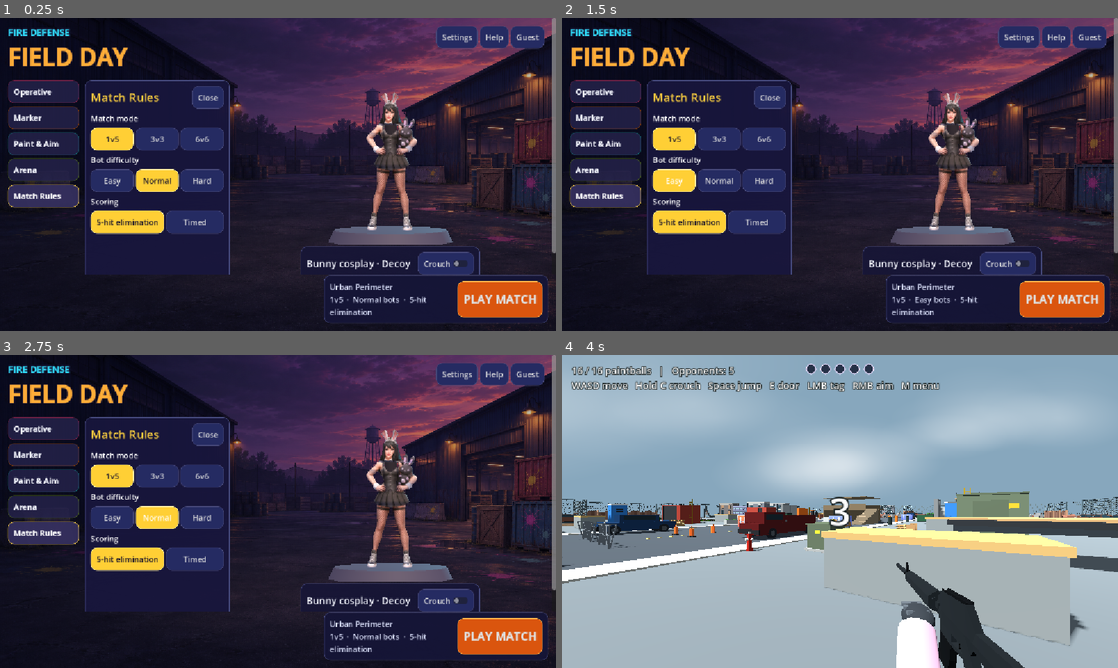
Above: before the commit, frames 1-4 (two rows, left to right).
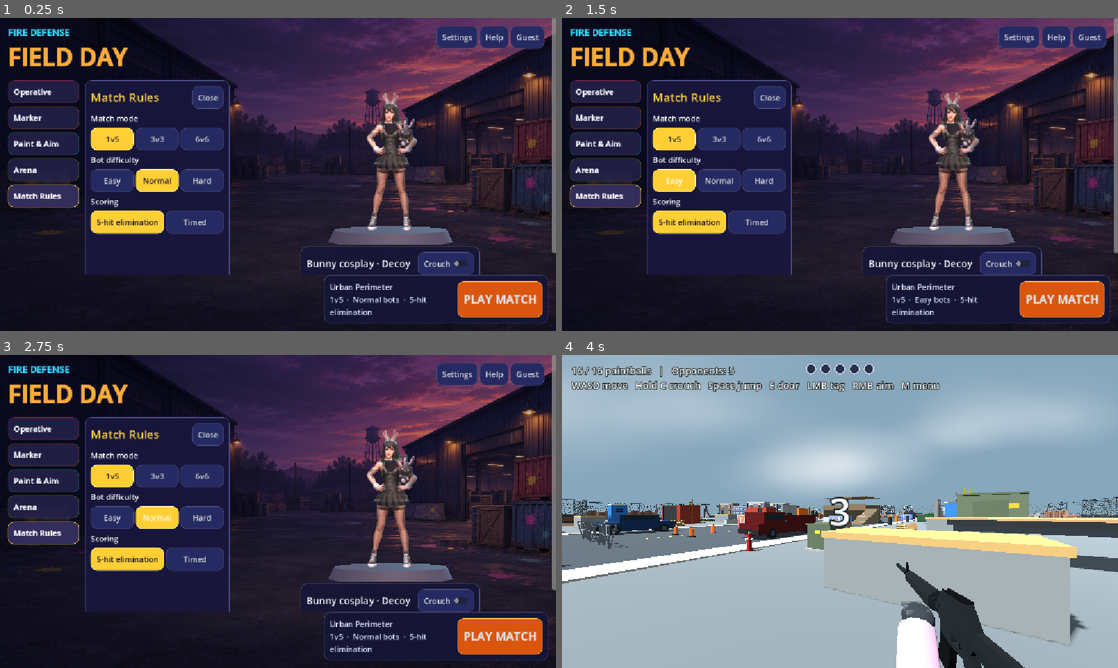
Above: after the commit, the same moments.

Repository: 302stang86/fdfd
Game: Godot game, scene res://menu.tscn
The game is run twice, just before and just after one commit, with the same random seed, the same clock (stepped at 60 frames per second) and the same inputs.
Inputs:
- Up to frame 1 (0.25 s): no input
- Up to frame 2 (1.5 s): click "Easy" at 0.5 s; click "Easy" at 1.25 s
- Up to frame 3 (2.75 s): click "Normal" at 2 s
- Up to frame 4 (4 s): click "Normal" at 2.75 s; click "PLAY MATCH" at 3.5 s

The runs differ from the first frame. In frame 1, 0.3% of the frame differs, in the area x 65-75%, y 24-68%; in frame 2, 0.3%; in frame 3, 0.3%; in frame 4, less than 0.1%.

Commit message:
Give all remaining operatives dedicated rear textures

Diff:
--- a/character_models.gd
+++ b/character_models.gd
@@ -3,6 +3,7 @@
 # the arena. The models come from blender/make_characters.py: feet at y = 0, 1.5 m tall,
 # facing +Z, split into Torso / ArmA / ArmB / LegA / LegB nodes whose origins are the joints.
 
+const LEGACY_BACK := preload("res://assets/models/characters/legacy_rear_atlas.png")
 const SIDE_MATERIAL := preload("res://character_side_wrap.gdshader")
 const ROSTER := preload("res://character_roster.gd")
 const TEXTURED_OPERATIVES := preload("res://textured_operatives.gd")
@@ -66,10 +67,10 @@
 			var height_offset := part.position.y
 			if view != part:
 				height_offset += view.position.y
-			profile_meshes[key] = shape_profile(view.mesh, part_name, height_offset)
+			profile_meshes[key] = shape_profile(view.mesh, part_name, height_offset, skin)
 		view.mesh = profile_meshes[key]
 
-static func shape_profile(source: Mesh, part_name: String, height_offset: float) -> ArrayMesh:
+static func shape_profile(source: Mesh, part_name: String, height_offset: float, skin: int) -> ArrayMesh:
 	var result := ArrayMesh.new()
 	for surface in range(source.get_surface_count()):
 		var arrays := source.surface_get_arrays(surface)
@@ -109,6 +110,16 @@
 			var wrapped := ShaderMaterial.new()
 			wrapped.shader = SIDE_MATERIAL
 			wrapped.set_shader_parameter("atlas", original.albedo_texture)
+			wrapped.set_shader_parameter("rear_atlas", LEGACY_BACK)
+			var rear_index := skin if skin < 4 else skin - 1
+			var rear_col := rear_index % 3
+			var lower := rear_index >= 3
+			var front_center := [176.0, 176.0, 173.0, 175.0, 176.0, 176.0, 177.0]
+			var rear_width := [1.02, 1.00, 1.13, 1.09, 1.0, 0.93, 1.04]
+			wrapped.set_shader_parameter("rear_layout", Vector4(
+				256.0 + rear_col * 512.0, 493.0 if lower else 13.0,
+				484.0 if lower else 451.0, rear_width[skin]))
+			wrapped.set_shader_parameter("front_center", front_center[skin])
 			result.surface_set_material(surface, wrapped)
 		else:
 			result.surface_set_material(surface, source.surface_get_material(surface))
--- a/character_side_wrap.gdshader
+++ b/character_side_wrap.gdshader
@@ -2,6 +2,9 @@
 render_mode cull_disabled, diffuse_burley;
 
 uniform sampler2D atlas : source_color, filter_linear_mipmap, repeat_disable;
+uniform sampler2D rear_atlas : source_color, filter_linear_mipmap, repeat_disable;
+uniform vec4 rear_layout;
+uniform float front_center;
 varying vec3 model_normal;
 
 void vertex() {
@@ -13,7 +16,10 @@
 	bool front = UV.x < 0.5;
 	vec2 front_uv = vec2(front ? UV.x : UV.x - 0.5, UV.y);
 	vec3 front_color = texture(atlas, front_uv).rgb;
-	vec3 back_color = texture(atlas, front_uv + vec2(0.5, 0.0)).rgb;
+	float rear_x = rear_layout.x - (front_uv.x * 708.0 - front_center) * rear_layout.w;
+	float height = clamp((UV.y - 0.025) / 0.94, 0.0, 1.0);
+	float rear_y = rear_layout.y + height * rear_layout.z;
+	vec3 back_color = texture(rear_atlas, vec2(rear_x / 1536.0, rear_y / 1024.0)).rgb;
 	float side = smoothstep(0.25, 0.92, abs(n.x));
 	float blend = mix(front ? 0.0 : 1.0, 0.5, side);
 	ALBEDO = mix(front_color, back_color, blend);
--- a/operative_fabric.gdshader
+++ b/operative_fabric.gdshader
@@ -2,8 +2,9 @@
 render_mode cull_disabled, diffuse_burley;
 
 uniform sampler2D atlas : source_color, filter_linear_mipmap, repeat_disable;
-uniform vec4 hood_color : source_color;
-uniform float row_start;
+uniform sampler2D rear_atlas : source_color, filter_linear_mipmap, repeat_disable;
+uniform vec2 front_cell;
+uniform vec2 rear_cell;
 uniform bool has_back = false;
 varying vec3 local_normal;
 
@@ -14,15 +15,15 @@
 void fragment() {
 	vec3 n = normalize(local_normal);
 	vec3 fabric = texture(atlas, UV).rgb;
-	float rear = 1.0 - smoothstep(-0.85, 0.25, n.z);
-	float head = 1.0 - smoothstep(0.080, 0.105, UV.y - row_start);
-	float luminance = dot(fabric, vec3(0.299, 0.587, 0.114));
-	vec3 hair = hood_color.rgb * mix(0.65, 1.6, luminance);
 	if (has_back) {
 		vec3 back = texture(atlas, vec2(1.0 - UV.x, UV.y)).rgb;
 		ALBEDO = mix(fabric, back, smoothstep(-0.18, 0.34, -n.z));
 	} else {
-		ALBEDO = mix(fabric * mix(1.0, 0.81, rear), hair, rear * head);
+		vec2 local_uv = UV * vec2(3.0, 2.0) - front_cell;
+		local_uv.x = 0.5 - (local_uv.x - 0.5) * 0.96;
+		vec2 back_uv = (rear_cell + local_uv) / vec2(3.0, 2.0);
+		vec3 back = texture(rear_atlas, back_uv).rgb;
+		ALBEDO = mix(fabric, back, smoothstep(-0.18, 0.34, -n.z));
 	}
 	ROUGHNESS = 0.86;
 }
--- a/textured_operatives.gd
+++ b/textured_operatives.gd
@@ -1,5 +1,6 @@
 extends RefCounted
 
+const NEW_BACK := preload("res://assets/models/characters/new_rear_atlas.png")
 const TWO_VIEW := preload("res://assets/models/characters/emo_police_front_back.png")
 const ATLAS := preload("res://assets/models/characters/operative_atlas.png")
 const FABRIC := preload("res://operative_fabric.gdshader")
@@ -74,9 +75,11 @@
 	fabric.shader = FABRIC
 	fabric.set_shader_parameter("atlas", TWO_VIEW if dual else ATLAS)
 	fabric.set_shader_parameter("has_back", dual)
-	fabric.set_shader_parameter("row_start", (512.0 if variant >= 3 else 0.0) / 1024.0)
-	fabric.set_shader_parameter("hood_color", [Color("#482133"), Color("#3e492e"), Color("#443429"),
-		Color("#783d28"), Color("#414034"), Color("#34383e")][mini(variant, 5)])
+	if not dual:
+		var rear_index := variant - 1
+		fabric.set_shader_parameter("rear_atlas", NEW_BACK)
+		fabric.set_shader_parameter("front_cell", Vector2(variant % 3, 1 if variant >= 3 else 0))
+		fabric.set_shader_parameter("rear_cell", Vector2(rear_index % 3, 1 if rear_index >= 3 else 0))
 	result.append(["Torso", Vector3.ZERO, loft(TWO_TORSO[view_index] if dual else TORSO[variant], variant, 0.0, unit, sole, Vector3.ZERO, fabric)])
 	for sign_value in [-1.0, 1.0]:
 		var letter := "A" if sign_value < 0.0 else "B"
Binary file added: assets/models/characters/legacy_rear_atlas.png
Binary file added: assets/models/characters/new_rear_atlas.png
